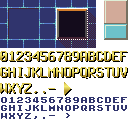
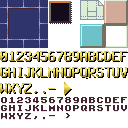
Layered file, before and after one edit (128px x 128px). Changes by layer:
painted on "textures.png" over [1, 0, 128, 120]
